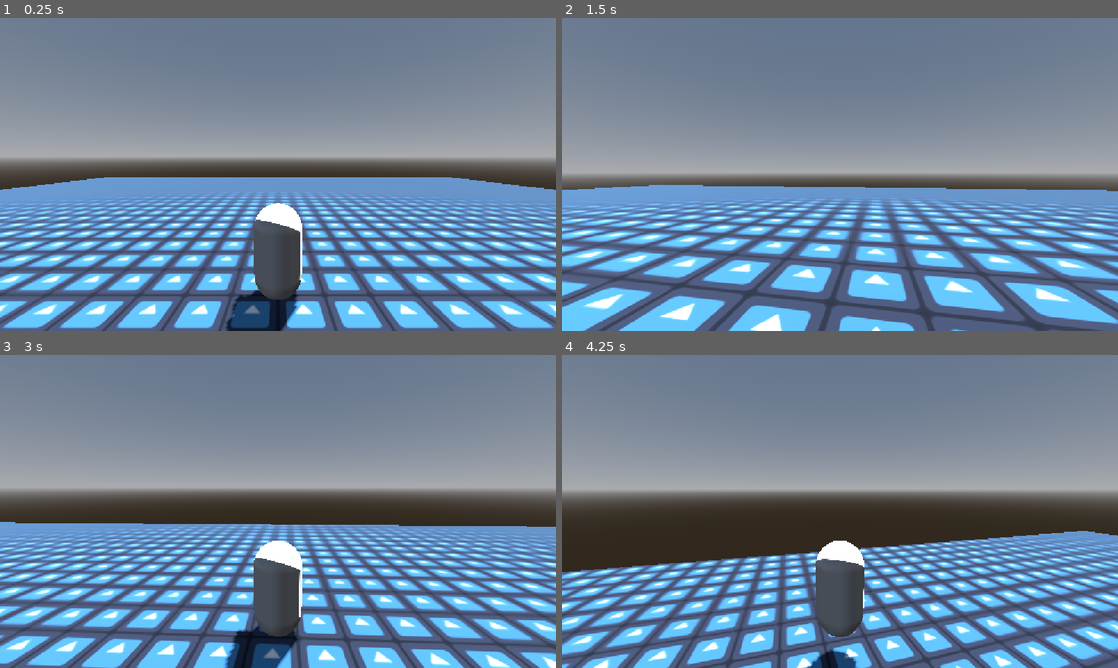
Above: before the commit, frames 1-4 (two rows, left to right).
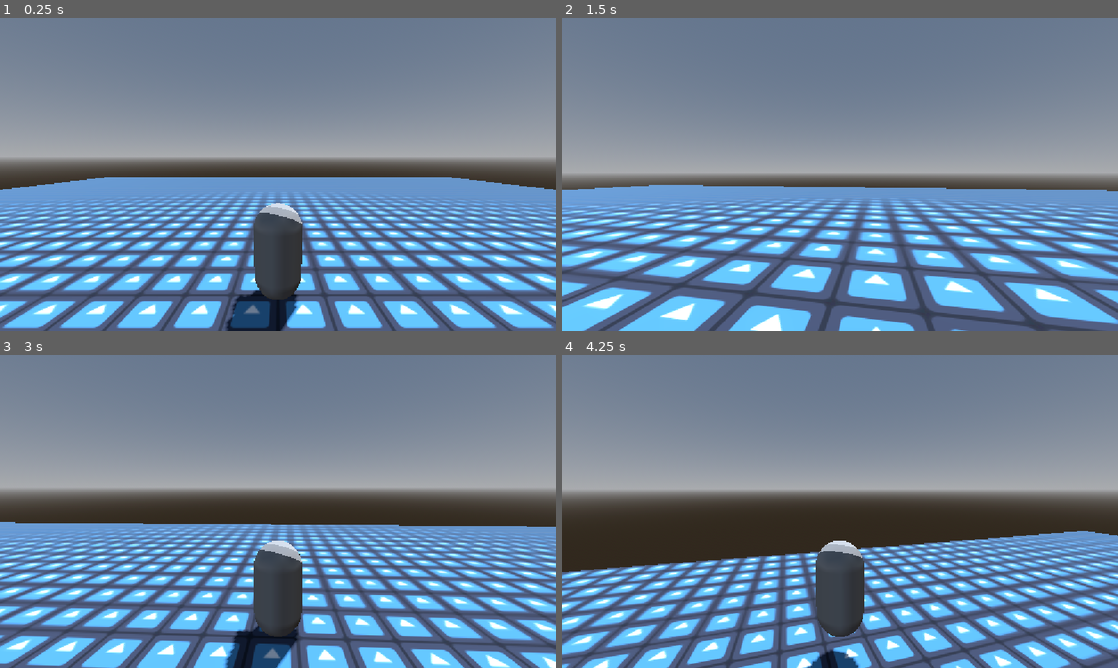
Above: after the commit, the same moments.

Repository: XulowzYt/Survival-Island
Game: Godot game, scene res://Scenes/World/main.tscn
Same seed, same stepped clock (60 frames per second), same inputs: the game is played once before the commit and once after it. The engine's default icon, where the game draws it, is replaced by a stand-in: a white triangle on a blue panel in a dark square.
Inputs (mouse positions are in pixels of both pictures, inside the frame that each line leads up to):
- Up to frame 1 (0.25 s): no input
- Up to frame 2 (1.5 s): tap Enter at 0.5 s; move the mouse to (867, 174) at 0.52 s; hold Shift (sprint) 0.53-1.28 s; hold W (move_forward) from 0.53 s (still down); click (867, 174) at 0.67 s; tap Space (jump) at 0.77 s; move the mouse to (812, 174) at 1.27 s; tap V (toggle_perspective) at 1.35 s
- Up to frame 3 (3 s): keep holding W (move_forward); tap Space (jump) at 1.52 s; move the mouse to (289, 505) at 2.02 s; hold Shift (sprint) 2.03-2.78 s; move the mouse to (272, 517) at 2.77 s; tap V (toggle_perspective) at 2.85 s; click (272, 517) at 2.92 s
- Up to frame 4 (4.25 s): keep holding W (move_forward); tap Space (jump) at 3.02, 3.77 s; move the mouse to (878, 514) at 3.52 s; hold Shift (sprint) from 3.53 s (still down)

The runs differ from the first frame. In frame 1, 0.5% of the frame differs, in the area x 45-55%, y 59-90%; in frame 2, nothing differs; in frame 3, 0.6%; in frame 4, 0.5%.

Commit message:
Added a toon shader

Diff:
--- a/Scenes/Player/player.tscn
+++ b/Scenes/Player/player.tscn
@@ -1,24 +1,21 @@
 [gd_scene format=3 uid="uid://cgcvm8dajafpi"]
 
 [ext_resource type="Script" uid="uid://ca161dsbj5do7" path="res://Scripts/Player/player.gd" id="1_uvnfx"]
-[ext_resource type="Shader" uid="uid://2vof5flngr6c" path="res://Shaders/toon.gdshader" id="2_a3d8c"]
+[ext_resource type="Shader" uid="uid://cw331p8vo7yo5" path="res://Shaders/Toon.gdshader" id="2_a3d8c"]
 
 [sub_resource type="CapsuleMesh" id="CapsuleMesh_w11f4"]
 
-[sub_resource type="ShaderMaterial" id="ShaderMaterial_a3d8c"]
+[sub_resource type="ShaderMaterial" id="ShaderMaterial_ntgcc"]
 render_priority = 0
 shader = ExtResource("2_a3d8c")
-shader_parameter/albedo = Color(0.728822, 0.728822, 0.728822, 1)
-shader_parameter/albedo_texture_size = Vector2i(0, 0)
-shader_parameter/point_size = 0.0
-shader_parameter/roughness = 0.0
-shader_parameter/metallic_texture_channel = Vector4(0, 0, 0, 0)
-shader_parameter/specular = 0.0
-shader_parameter/metallic = 0.0
-shader_parameter/uv1_scale = Vector3(0, 0, 0)
-shader_parameter/uv1_offset = Vector3(0, 0, 0)
-shader_parameter/uv2_scale = Vector3(0, 0, 0)
-shader_parameter/uv2_offset = Vector3(0, 0, 0)
+shader_parameter/albedo = Color(0.6255971, 0.6255971, 0.6255971, 1)
+shader_parameter/specular = 0.5
+shader_parameter/roughness = 0.5
+shader_parameter/cuts = 3.0
+shader_parameter/wrap = 0.0
+shader_parameter/steepness = 1.0
+shader_parameter/sway_speed = 1.0
+shader_parameter/sway_strength = 0.1
 
 [sub_resource type="BoxMesh" id="BoxMesh_3sy6q"]
 
@@ -34,7 +31,7 @@
 
 [node name="MeshInstance3D" type="MeshInstance3D" parent="Visuals" unique_id=1693399306]
 mesh = SubResource("CapsuleMesh_w11f4")
-surface_material_override/0 = SubResource("ShaderMaterial_a3d8c")
+surface_material_override/0 = SubResource("ShaderMaterial_ntgcc")
 
 [node name="Eyes" type="MeshInstance3D" parent="Visuals" unique_id=434755268]
 transform = Transform3D(1, 0, 0, 0, 0.19999999, 0, 0, 0, 0.39999998, 0, 0.42300725, -0.40127206)
--- a/Shaders/toon.gdshader
+++ b/Shaders/toon.gdshader
@@ -1,41 +1,38 @@
-// NOTE: Shader automatically converted from Godot Engine 4.7.stable's StandardMaterial3D.
+shader_type spatial;
+render_mode diffuse_toon, specular_toon;
 
-shader_type spatial;
-render_mode blend_mix, depth_draw_opaque, cull_disabled, diffuse_toon, specular_toon;
+uniform vec3 albedo : source_color = vec3(1.0);
+uniform sampler2D texture_albedo : source_color;
+uniform float specular = 0.5;
+uniform float roughness : hint_range(0,1) = 0.5;
 
-uniform vec4 albedo : source_color;
-uniform sampler2D texture_albedo : source_color, filter_linear_mipmap, repeat_enable;
-uniform ivec2 albedo_texture_size;
-uniform float point_size : hint_range(0.1, 128.0, 0.1);
+uniform float cuts : hint_range(1, 8) = 3.0;
+uniform float wrap : hint_range(0, 1) = 0.0;
+uniform float steepness : hint_range(1, 20) = 1.0;
 
-uniform float roughness : hint_range(0.0, 1.0);
-uniform sampler2D texture_metallic : hint_default_white, filter_linear_mipmap, repeat_enable;
-uniform vec4 metallic_texture_channel;
-uniform sampler2D texture_roughness : hint_roughness_r, filter_linear_mipmap, repeat_enable;
-
-uniform float specular : hint_range(0.0, 1.0, 0.01);
-uniform float metallic : hint_range(0.0, 1.0, 0.01);
-
-uniform vec3 uv1_scale;
-uniform vec3 uv1_offset;
-uniform vec3 uv2_scale;
-uniform vec3 uv2_offset;
+uniform float sway_speed : hint_range(0.0, 5.0) = 1.0;
+uniform float sway_strength : hint_range(0.0, 1.0) = 0.1;
 
 void vertex() {
-	UV = UV * uv1_scale.xy + uv1_offset.xy;
+	// Simple procedural sway based on world position and time
+	float sway = sin(TIME * sway_speed + VERTEX.x * 2.0) * sway_strength;
+	VERTEX.x += sway * VERTEX.y * 0.1; // Sway stronger at the top
 }
 
 void fragment() {
-	vec2 base_uv = UV;
+	vec4 albedo_tex = texture(texture_albedo, UV);
+	ALBEDO = albedo * albedo_tex.rgb;
+	SPECULAR = specular;
+	ROUGHNESS = roughness;
+}
 
-	vec4 albedo_tex = texture(texture_albedo, base_uv);
-	ALBEDO = albedo.rgb * albedo_tex.rgb;
+void light() {
+	float dot_product = dot(NORMAL, LIGHT);
+	float diffuse_amount = clamp((dot_product + wrap) / (1.0 + wrap), 0.0, 1.0);
+	float toon_diffuse = floor(diffuse_amount * cuts) / (cuts - 0.5);
 
-	float metallic_tex = dot(texture(texture_metallic, base_uv), metallic_texture_channel);
-	METALLIC = metallic_tex * metallic;
-	SPECULAR = specular;
+	// Add some smoothness to the edges of the cuts
+	toon_diffuse = clamp(toon_diffuse * steepness, 0.0, 1.0);
 
-	vec4 roughness_texture_channel = vec4(1.0, 0.0, 0.0, 0.0);
-	float roughness_tex = dot(texture(texture_roughness, base_uv), roughness_texture_channel);
-	ROUGHNESS = roughness_tex * roughness;
+	DIFFUSE_LIGHT += toon_diffuse * ATTENUATION * LIGHT_COLOR * ALBEDO;
 }
Not shown, changed: Shaders/toon.gdshader.uid
